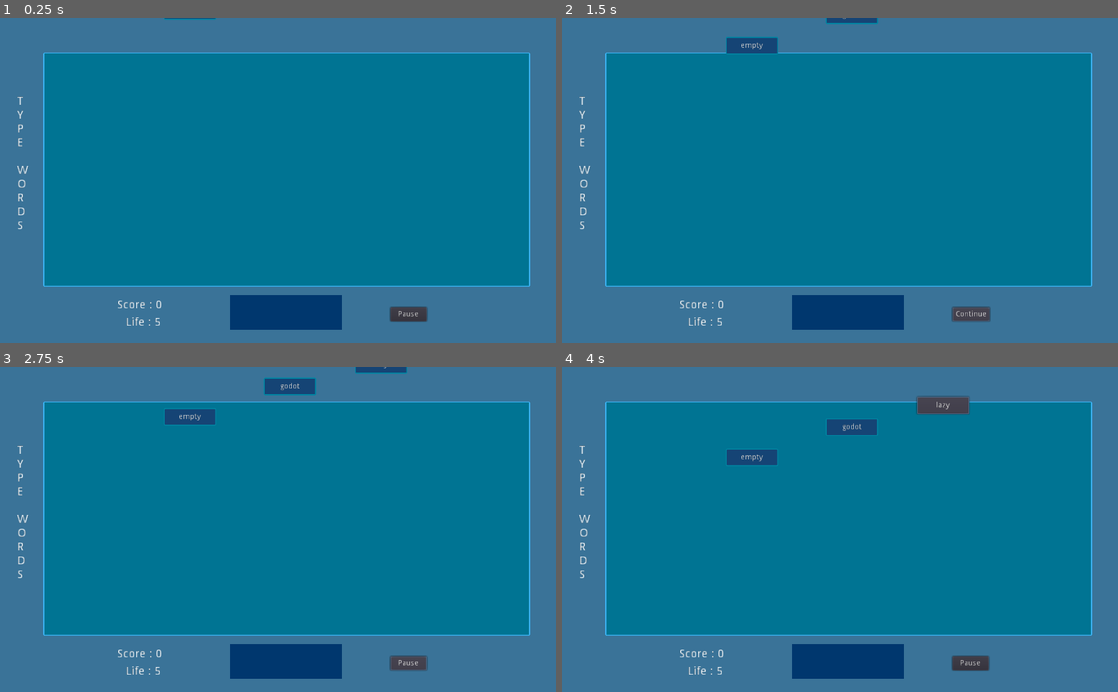
Above: before the commit, frames 1-4 (two rows, left to right).
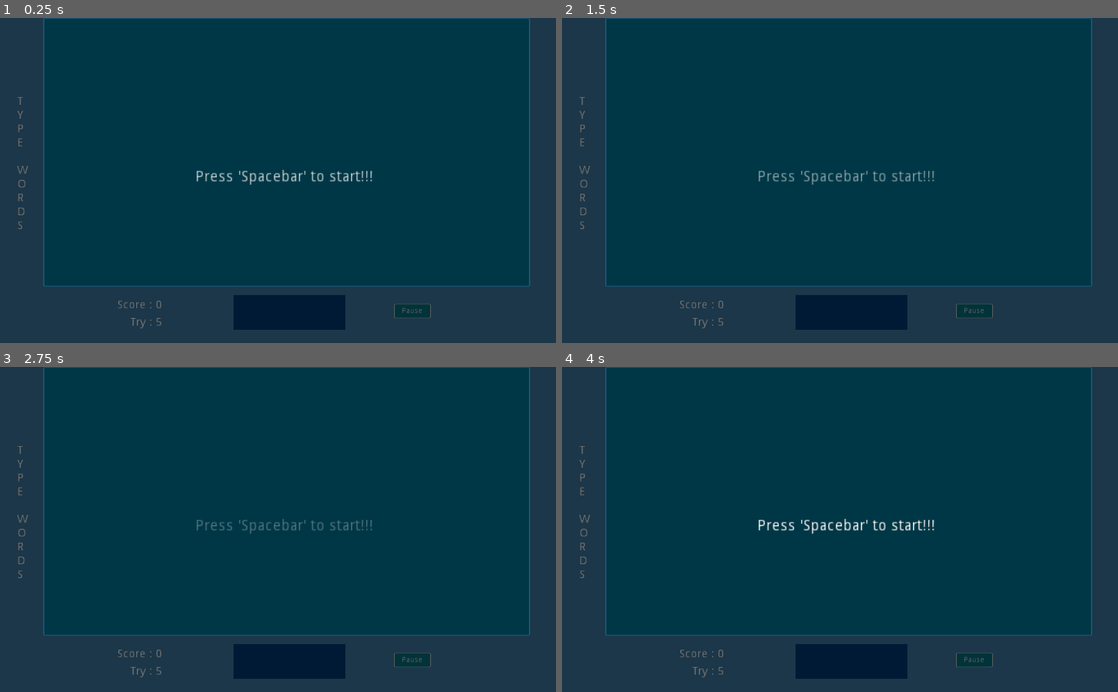
Above: after the commit, the same moments.

Repository: syafiqqun/Type-Words
Game: Godot game, scene res://Main.tscn
Two runs of this game, one before a commit and one after it. Both use one fixed random seed, a clock stepped at 60 frames per second and the inputs below.
Inputs (mouse positions are in pixels of both pictures, inside the frame that each line leads up to):
- Up to frame 1 (0.25 s): no input
- Up to frame 2 (1.5 s): click (751, 18) at 0.5 s, where only the run before the commit has a clickable "empty"; click "Pause" at 1.25 s
- Up to frame 3 (2.75 s): click (411, 662) at 2 s, where only the run before the commit has a clickable "Continue"
- Up to frame 4 (4 s): click (851, 386) at 2.75 s, where only the run before the commit has a clickable "godot"; click (945, 389) at 3.5 s, where only the run before the commit has a clickable "lazy"

The runs differ from the first frame. In frame 1, 100% of the frame differs, in the area x 0-100%, y 0-100%; in frame 2, 100%; in frame 3, 100%; in frame 4, 100%.

Commit message:
Add files via upload

Diff:
--- /dev/null
+++ b/FadeAnim.gd
@@ -0,0 +1,14 @@
+extends Node2D
+
+func _enter_tree():
+	get_tree().paused = true
+
+
+func _input(event):
+	if Input.is_action_just_pressed("ui_accept"):
+		$AnimationPlayer.play("panel_fade")
+
+
+func _on_AnimationPlayer_animation_finished(anim_name):
+	get_tree().paused = false
+	hide()
--- a/Main.gd
+++ b/Main.gd
@@ -1,27 +1,56 @@
 extends Node2D
+
+var text_label = preload("res://TextLabel.tscn")
 
 onready var score_label = $Score
 onready var text_spawner = $TextSpawner
 
 export var debug = true
+var pause_state = false
 
 var score = 0
 var text_type = ""
 
+var try = 5
+
 var word_entered = []
 
-var number_of_word = 0
 var index = 0
 
-var word_list = ["word", "godot", "giraffe", "score"]
+var word_list = ["word", "godotte", "giraffe", "score", "godot", "billboard", "carry", "dare", "game", "bicycle", "random", "cat", "eating", "learning",
+"chicken", "product", "airplane", "dictionary", "animation", "earth", "anime", "number", "hello", "world", "programming", "coding", "integer", "school",
+"platinum", "merchant", "eye", "squid", "monkey", "banana", "apple", "food", "anatomy", "elastic", "going", "door", "node", "scritping", "hard", "impossible",
+"astronaut", "music", "computer", "shop", "banking", "durian", "keyboard", "piano", "guitar", "pimple", "face", "water", "ocean", "sky", "sun", "running",
+"dinosaur", "citrus", "time", "minute", "television", "impudent", "angry", "smile", "sadistic", "suprise", "coffe", "milk", "raisin", "invisible", "normal"]
 
-# spawn word every 5 seconds
-var spawner_timer = 0
+# spawn word every (n)second
+var spawner_timer = 1
 
-var pause_state = false
+var rng = RandomNumberGenerator.new()
+var current_int = 0
 
-func _process(delta):
-	pass
+var ms = 0
+var s = 0
+
+var game_over = false
+
+func _physics_process(delta):
+	# spawn text label
+	ms += 1
+	if ms > 60:
+		s += 1
+		ms = 0
+	if s > spawner_timer:
+		current_int = random_number()
+
+		var n = text_label.instance()
+		n.text = word_list[current_int]
+		n.rect_position = Vector2(rand_int(), -44)
+		$TextSpawner.add_child(n)
+
+		print(word_list[current_int])
+
+		s = 0
 
 
 func _input(event):
@@ -31,12 +60,13 @@
 		for t in word_entered:
 			# check whether the text type is the same as any of the word in word_entered
 			if text_type == t:
-
-				debug_text(t)
-
+				# delete word in word_entered
 				word_entered.erase(t)
-				text_spawner.get_child(index).queue_free()
-				number_of_word = 0
+				# delete the corresponding node
+				var node_text = text_spawner.get_children()
+				for n in node_text:
+					if n.text == text_type:
+						n.queue_free()
 
 				# add score
 				score += 20
@@ -51,9 +81,23 @@
 		index = 0
 
 
+func rand_int():
+	rng.randomize()
+	return rng.randi_range(120, 880)
+
+
+func random_number():
+	rng.randomize()
+	return rng.randi_range(0, word_list.size() - 1)
+
+
 func debug_text(val):
 	if debug == true:
 		print(val)
+
+
+func is_game_over():
+	return game_over
 
 
 func _on_TextEdit_text_changed():
@@ -63,18 +107,32 @@
 
 func _on_Area2D_area_entered(area):
 	# add text to the word_entered list
-	var node = text_spawner.get_child(number_of_word)
-	word_entered.append(node.text)
-	number_of_word += 1
+	var area_enter_node = area.get_parent()
+	word_entered.append(area_enter_node.text)
 
-	debug_text(word_entered)
+	print("word entered", word_entered)
 
 
-func _on_Area2D_area_exited(area):
-	pass
+func _on_AreaExit_area_entered(area):
+	# remove the node after out of the area
+	var area_enter = area.get_parent()
+	print(area_enter.text)
+
+	word_entered.erase(area_enter.text)
+	area_enter.queue_free()
+
+	print("word after delete", word_entered)
+
+	try -= 1
+	$Try.text = "Try : " + str(try)
+	if try < 1:
+		$Node2D.show()
+		$Node2D/BestScore.text = "Best Score : " + str(score)
+		game_over = true
+		get_tree().paused = true
 
 
-func _on_Button_pressed():
+func _on_PauseButton_pressed():
 	pause_state = !pause_state
 
 	if pause_state == true:
--- a/Main.tscn
+++ b/Main.tscn
@@ -1,7 +1,8 @@
-[gd_scene load_steps=7 format=2]
+[gd_scene load_steps=15 format=2]
 
 [ext_resource path="res://Main.gd" type="Script" id=1]
-[ext_resource path="res://TextLabel.tscn" type="PackedScene" id=2]
+[ext_resource path="res://game_over.gd" type="Script" id=2]
+[ext_resource path="res://FadeAnim.gd" type="Script" id=3]
 
 [sub_resource type="StyleBoxFlat" id=1]
 bg_color = Color( 0.231373, 0.454902, 0.6, 1 )
@@ -19,7 +20,7 @@
 corner_radius_bottom_left = 2
 
 [sub_resource type="RectangleShape2D" id=3]
-extents = Vector2( 448, 216 )
+extents = Vector2( 448, 248 )
 
 [sub_resource type="StyleBoxFlat" id=4]
 content_margin_left = 5.0
@@ -28,6 +29,75 @@
 content_margin_bottom = 5.0
 bg_color = Color( 0, 0.219608, 0.435294, 1 )
 
+[sub_resource type="StyleBoxFlat" id=9]
+bg_color = Color( 0.00784314, 0.423529, 0.478431, 1 )
+border_width_left = 1
+border_width_top = 1
+border_width_right = 1
+border_width_bottom = 1
+corner_radius_top_left = 2
+corner_radius_top_right = 2
+corner_radius_bottom_right = 2
+corner_radius_bottom_left = 2
+
+[sub_resource type="StyleBoxFlat" id=5]
+bg_color = Color( 0, 0, 0, 0.521569 )
+
+[sub_resource type="Animation" id=7]
+resource_name = "panel_fade"
+tracks/0/type = "value"
+tracks/0/path = NodePath("PanelFade:custom_styles/panel:bg_color")
+tracks/0/interp = 2
+tracks/0/loop_wrap = true
+tracks/0/imported = false
+tracks/0/enabled = true
+tracks/0/keys = {
+"times": PoolRealArray( 0, 1 ),
+"transitions": PoolRealArray( 1, 1 ),
+"update": 0,
+"values": [ Color( 0, 0, 0, 0.521569 ), Color( 0, 0, 0, 0 ) ]
+}
+
+[sub_resource type="Animation" id=6]
+resource_name = "text_blink"
+length = 2.0
+loop = true
+tracks/0/type = "value"
+tracks/0/path = NodePath("LabelStart:modulate")
+tracks/0/interp = 2
+tracks/0/loop_wrap = true
+tracks/0/imported = false
+tracks/0/enabled = true
+tracks/0/keys = {
+"times": PoolRealArray( 0, 1 ),
+"transitions": PoolRealArray( 1, 1 ),
+"update": 0,
+"values": [ Color( 1, 1, 1, 1 ), Color( 1, 1, 1, 0.0862745 ) ]
+}
+
+[sub_resource type="RectangleShape2D" id=8]
+extents = Vector2( 448, 16 )
+
+[sub_resource type="StyleBoxFlat" id=10]
+bg_color = Color( 0.0313726, 0, 0.419608, 1 )
+
+[sub_resource type="Animation" id=11]
+resource_name = "text_play_again"
+length = 2.0
+loop = true
+tracks/0/type = "value"
+tracks/0/path = NodePath("PlayAgain:modulate")
+tracks/0/interp = 2
+tracks/0/loop_wrap = true
+tracks/0/imported = false
+tracks/0/enabled = true
+tracks/0/keys = {
+"times": PoolRealArray( 0, 1 ),
+"transitions": PoolRealArray( 1, 1 ),
+"update": 0,
+"values": [ Color( 1, 1, 1, 1 ), Color( 1, 1, 1, 0.0588235 ) ]
+}
+
 [node name="Main" type="Node2D"]
 script = ExtResource( 1 )
 
@@ -36,6 +106,7 @@
 margin_bottom = 600.0
 custom_styles/panel = SubResource( 1 )
 __meta__ = {
+"_edit_group_": true,
 "_edit_use_anchors_": false
 }
 
@@ -61,45 +132,21 @@
 
 [node name="PanelEntered" type="Panel" parent="."]
 margin_left = 80.0
-margin_top = 64.0
 margin_right = 976.0
 margin_bottom = 496.0
 custom_styles/panel = SubResource( 2 )
 __meta__ = {
+"_edit_group_": true,
 "_edit_use_anchors_": false
 }
 
 [node name="Area2D" type="Area2D" parent="PanelEntered"]
-visible = false
-position = Vector2( 448, 216 )
-__meta__ = {
-"_edit_group_": true
-}
+position = Vector2( 448, 248 )
 
 [node name="CollisionShape2D" type="CollisionShape2D" parent="PanelEntered/Area2D"]
 shape = SubResource( 3 )
 
 [node name="TextSpawner" type="Node2D" parent="."]
-
-[node name="TextLabel" parent="TextSpawner" instance=ExtResource( 2 )]
-margin_left = 302.0
-margin_top = -44.0
-margin_right = 398.0
-margin_bottom = -12.0
-
-[node name="TextLabel2" parent="TextSpawner" instance=ExtResource( 2 )]
-margin_left = 486.0
-margin_top = -100.0
-margin_right = 582.0
-margin_bottom = -68.0
-text = "godot"
-
-[node name="TextLabel3" parent="TextSpawner" instance=ExtResource( 2 )]
-margin_left = 654.0
-margin_top = -140.0
-margin_right = 750.0
-margin_bottom = -108.0
-text = "lazy"
 
 [node name="Score" type="Label" parent="."]
 margin_left = 216.0
@@ -112,21 +159,21 @@
 "_edit_use_anchors_": false
 }
 
-[node name="Life" type="Label" parent="."]
-margin_left = 232.0
+[node name="Try" type="Label" parent="."]
+margin_left = 240.0
 margin_top = 552.0
-margin_right = 275.0
+margin_right = 279.0
 margin_bottom = 566.0
 rect_scale = Vector2( 1.5, 1.5 )
-text = "Life : 5"
+text = "Try : 5"
 __meta__ = {
 "_edit_use_anchors_": false
 }
 
 [node name="TextEdit" type="TextEdit" parent="."]
-margin_left = 424.0
+margin_left = 429.521
 margin_top = 512.0
-margin_right = 630.0
+margin_right = 635.521
 margin_bottom = 576.0
 custom_styles/focus = SubResource( 4 )
 custom_styles/normal = SubResource( 4 )
@@ -136,18 +183,113 @@
 "_edit_use_anchors_": false
 }
 
-[node name="Button" type="Button" parent="."]
+[node name="PauseButton" type="Button" parent="."]
 pause_mode = 2
-margin_left = 719.0
-margin_top = 534.071
-margin_right = 786.0
-margin_bottom = 560.071
+margin_left = 726.026
+margin_top = 527.565
+margin_right = 793.026
+margin_bottom = 553.565
+custom_styles/normal = SubResource( 9 )
 text = "Pause"
 __meta__ = {
 "_edit_use_anchors_": false
 }
 
+[node name="FadeAnim" type="Node2D" parent="."]
+pause_mode = 2
+script = ExtResource( 3 )
+__meta__ = {
+"_edit_group_": true
+}
+
+[node name="PanelFade" type="Panel" parent="FadeAnim"]
+margin_right = 1024.0
+margin_bottom = 600.0
+custom_styles/panel = SubResource( 5 )
+__meta__ = {
+"_edit_use_anchors_": false
+}
+
+[node name="LabelStart" type="Label" parent="FadeAnim"]
+margin_left = 360.0
+margin_top = 280.0
+margin_right = 524.0
+margin_bottom = 294.0
+rect_scale = Vector2( 2, 2 )
+text = "Press 'Spacebar' to start!!!"
+__meta__ = {
+"_edit_use_anchors_": false
+}
+
+[node name="AnimationPlayer" type="AnimationPlayer" parent="FadeAnim"]
+autoplay = "text_blink"
+anims/panel_fade = SubResource( 7 )
+anims/text_blink = SubResource( 6 )
+
+[node name="Position2D" type="Position2D" parent="."]
+position = Vector2( 752, 496 )
+__meta__ = {
+"_gizmo_extents_": 30.6
+}
+
+[node name="AreaExit" type="Area2D" parent="."]
+position = Vector2( 528, 520 )
+
+[node name="CollisionShape2D" type="CollisionShape2D" parent="AreaExit"]
+shape = SubResource( 8 )
+
+[node name="Node2D" type="Node2D" parent="."]
+pause_mode = 2
+visible = false
+script = ExtResource( 2 )
+
+[node name="Panel" type="Panel" parent="Node2D"]
+margin_right = 1024.0
+margin_bottom = 600.0
+custom_styles/panel = SubResource( 10 )
+__meta__ = {
+"_edit_use_anchors_": false
+}
+
+[node name="GameOver" type="Label" parent="Node2D"]
+margin_left = 360.0
+margin_top = 159.673
+margin_right = 449.0
+margin_bottom = 173.673
+rect_scale = Vector2( 4, 4 )
+text = "Game Over!!! "
+__meta__ = {
+"_edit_use_anchors_": false
+}
+
+[node name="BestScore" type="Label" parent="Node2D"]
+margin_left = 216.0
+margin_top = 245.071
+margin_right = 305.0
+margin_bottom = 259.071
+rect_scale = Vector2( 4, 4 )
+text = "Best Score : "
+__meta__ = {
+"_edit_use_anchors_": false
+}
+
+[node name="PlayAgain" type="Label" parent="Node2D"]
+margin_left = 336.952
+margin_top = 331.571
+margin_right = 522.952
+margin_bottom = 345.571
+rect_scale = Vector2( 2, 2 )
+text = "press 'spacebar' to play again"
+__meta__ = {
+"_edit_use_anchors_": false
+}
+
+[node name="AnimationPlayer" type="AnimationPlayer" parent="Node2D"]
+autoplay = "text_play_again"
+anims/text_play_again = SubResource( 11 )
+
 [connection signal="area_entered" from="PanelEntered/Area2D" to="." method="_on_Area2D_area_entered"]
-[connection signal="area_exited" from="PanelEntered/Area2D" to="." method="_on_Area2D_area_exited"]
 [connection signal="text_changed" from="TextEdit" to="." method="_on_TextEdit_text_changed"]
-[connection signal="pressed" from="Button" to="." method="_on_Button_pressed"]
+[connection signal="pressed" from="PauseButton" to="." method="_on_PauseButton_pressed"]
+[connection signal="animation_finished" from="FadeAnim/AnimationPlayer" to="FadeAnim" method="_on_AnimationPlayer_animation_finished"]
+[connection signal="area_entered" from="AreaExit" to="." method="_on_AreaExit_area_entered"]
--- /dev/null
+++ b/RandomNumTest.gd
@@ -0,0 +1,32 @@
+extends Node2D
+
+
+
+var word_list = ["godot", "billboard", "carry", "dare", "game", "bicycle", "random", "cat", "eating", "learning"]
+
+var rng = RandomNumberGenerator.new()
+
+var current_int = 0
+
+var ms = 0
+var s = 0
+
+func _ready():
+	pass
+
+func random_number():
+	rng.randomize()
+	return rng.randi_range(0, word_list.size() - 1)
+
+
+func _physics_process(delta):
+
+	# spawn text label
+	ms += 1
+	if ms > 60:
+		s += 1
+		ms = 0
+	if s > 3:
+		current_int = random_number()
+		print(word_list[current_int])
+		s = 0
--- /dev/null
+++ b/RandomNumTest.tscn
@@ -0,0 +1,6 @@
+[gd_scene load_steps=2 format=2]
+
+[ext_resource path="res://RandomNumTest.gd" type="Script" id=1]
+
+[node name="RandomNumTest" type="Node2D"]
+script = ExtResource( 1 )
--- a/TextLabel.gd
+++ b/TextLabel.gd
@@ -3,3 +3,6 @@
 
 func _physics_process(delta):
 	rect_position += Vector2(0, 1)
+
+	if rect_position.y > 496:
+		hide()
--- /dev/null
+++ b/game_over.gd
@@ -0,0 +1,7 @@
+extends Node2D
+
+
+func _input(event):
+	if Input.is_action_just_pressed("ui_accept"):
+		if get_parent().is_game_over():
+			get_tree().reload_current_scene()
